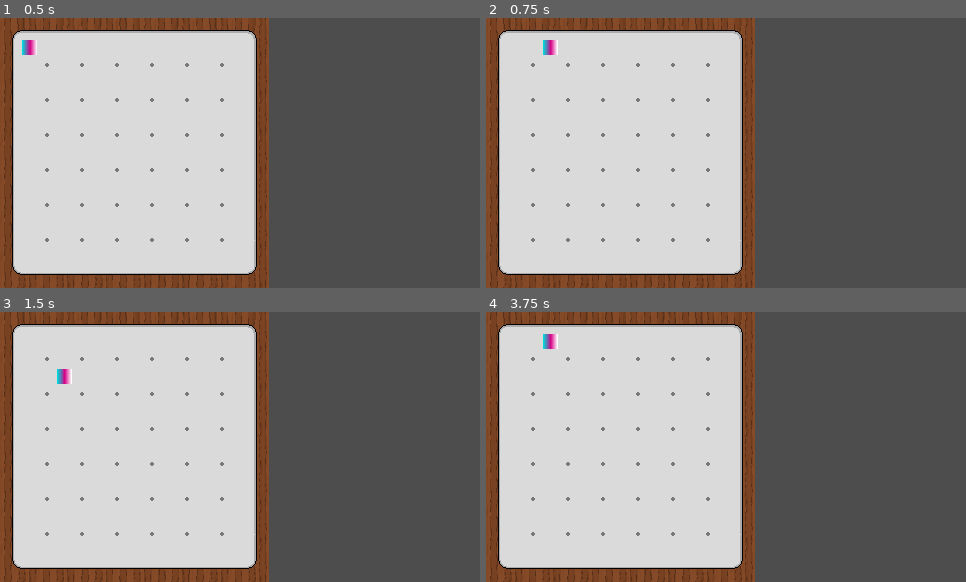
Above: before the commit, frames 1-4 (two rows, left to right).
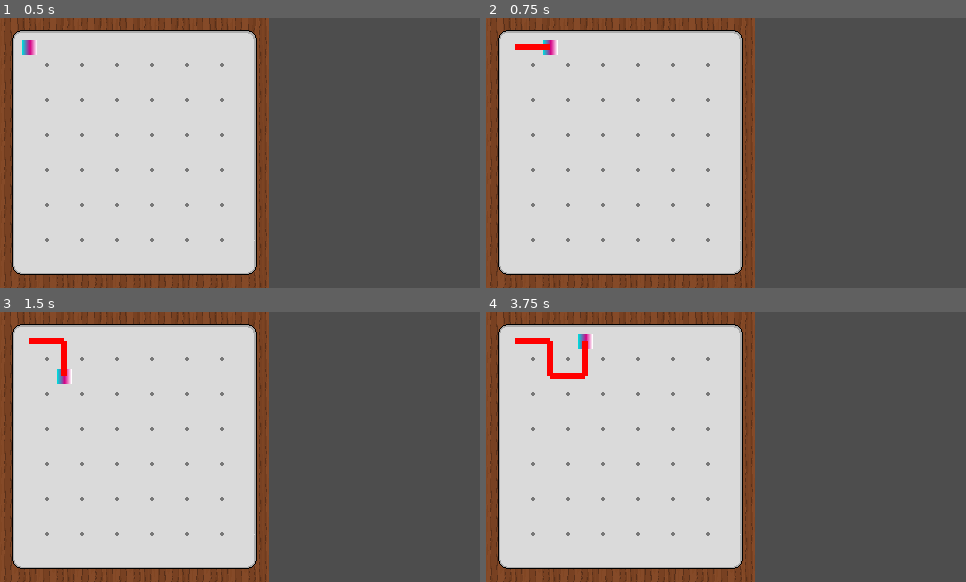
Above: after the commit, the same moments.

Repository: Rokcas/natural-lens
Game: Godot game, scene res://game.tscn
Same seed, same stepped clock (60 frames per second), same inputs: the game is played once before the commit and once after it.
Inputs:
- Up to frame 1 (0.5 s): no input
- Up to frame 2 (0.75 s): tap Enter at 0.5 s; hold D (Right) from 0.53 s (still down)
- Up to frame 3 (1.5 s): tap Space at 1.25 s; release D (Right) at 1.28 s; hold S (Down) from 1.28 s (still down)
- Up to frame 4 (3.75 s): tap Enter at 2, 3.5 s; release S (Down) at 2.03 s; hold D (Right) 2.03-2.78 s; tap Space at 2.75 s; hold W (Up) 2.78-3.53 s; hold A (Left) from 3.53 s (still down)

Frame 1 is identical in both runs. In frame 2, 0.2% of the frame differs, in the area x 6-14%, y 9-12%; in frame 3, 0.3%; in frame 4, 0.9%, in the area x 6-23%, y 8-25%.

Commit message:
Implement simple path indicator

Diff:
--- /dev/null
+++ b/scenes/entities/board_line.tscn
@@ -0,0 +1,7 @@
+[gd_scene format=3 uid="uid://6aruoih88fvg"]
+
+[node name="BoardLine" type="Node2D"]
+
+[node name="Polygon2D" type="Polygon2D" parent="."]
+color = Color(1, 0, 0, 1)
+polygon = PackedVector2Array(0, -3, 0, 3, 35, 3, 35, -3)
--- a/scenes/entities/player.tscn
+++ b/scenes/entities/player.tscn
@@ -21,5 +21,3 @@
 [node name="CollisionShape2D" type="CollisionShape2D" parent="."]
 scale = Vector2(0.5, 0.5)
 shape = SubResource("RectangleShape2D_2hpfo")
-
-[node name="RayCast2D" type="RayCast2D" parent="."]
--- a/scenes/grid.gd
+++ b/scenes/grid.gd
@@ -2,38 +2,67 @@
 
 const TILE_SIZE = 35
 const BOARD_BASE_POS = Vector2(12, 12) + Vector2(TILE_SIZE, TILE_SIZE) / 2
-const inputs = {
+const INPUTS = {
 	"Right": Vector2i.RIGHT,
 	"Left": Vector2i.LEFT,
 	"Up": Vector2i.UP,
 	"Down": Vector2i.DOWN
 }
+const BOARD_SIZE = 7
 
-const BOARD_SIZE = 7
+const LINE = preload("res://scenes/entities/board_line.tscn")
+
+var Breadcrumbs = []
 
 # TODO: Maybe move out to its own script?
 var player_pos : Vector2i = Vector2i(0, 0)
+var player_pos_list : Array[Vector2i] = [Vector2i(0, 0)]
 
 func in_bounds(pos : Vector2i):
 	return 0 <= min(pos.x, pos.y) and max(pos.x, pos.y) < BOARD_SIZE
 
-func move(dir : Vector2i):
+func can_move(dir : Vector2i):
 	var new_pos = player_pos + dir
 	if in_bounds(new_pos):
-		player_pos = new_pos
-		update_player_position()
+		var idx = player_pos_list.find(new_pos)
+		# Make sure player is not looping in on themselves
+		if idx == -1:
+			player_pos_list.push_back(new_pos)
+			return true
+		# Player can go backwards
+		if idx == len(player_pos_list) - 2:
+			player_pos_list.pop_back()
+			return true
+		return false
+	return false
 
 func update_player_position():
 	$Player.position = BOARD_BASE_POS + TILE_SIZE * Vector2(player_pos)
+	while len(Breadcrumbs) + 1 > len(player_pos_list):
+		var last = Breadcrumbs.pop_back()
+		last.queue_free()
+	while len(Breadcrumbs) + 1 < len(player_pos_list):
+		var idx = len(Breadcrumbs)
+		var prev = player_pos_list[idx]
+		var next = player_pos_list[idx+1]
+		var delta = Vector2(next - prev)
+		var line = LINE.instantiate()
+		line.position = BOARD_BASE_POS + TILE_SIZE * Vector2(prev)
+		line.rotation = delta.angle()
+		Breadcrumbs.push_back(line)
+		add_child(line)
 
 # Called when the node enters the scene tree for the first time.
 func _ready():
 	update_player_position()
 
 func _unhandled_input(event : InputEvent):
-	for dir in inputs.keys():
-		if event.is_action_pressed(dir):
-			move(inputs[dir])
+	for k in INPUTS.keys():
+		if event.is_action_pressed(k):
+			var dir = INPUTS[k]
+			if can_move(dir):
+				player_pos += dir
+				update_player_position()
 
 # Called every frame. 'delta' is the elapsed time since the previous frame.
 func _process(delta):
